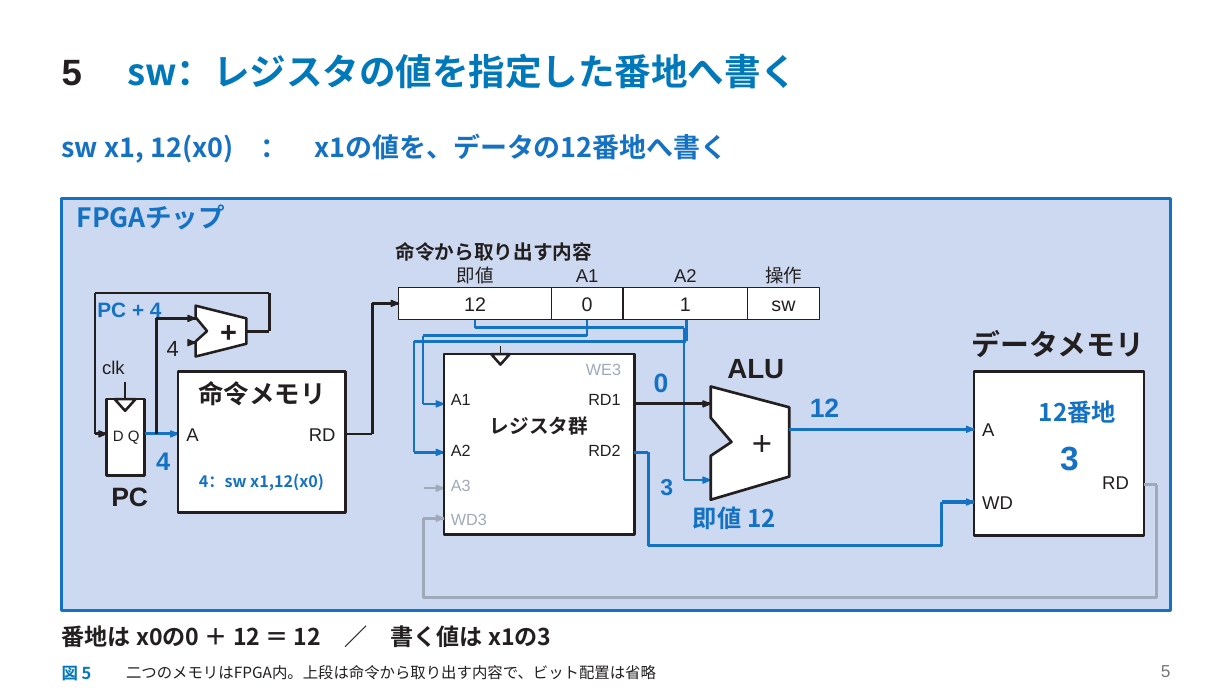
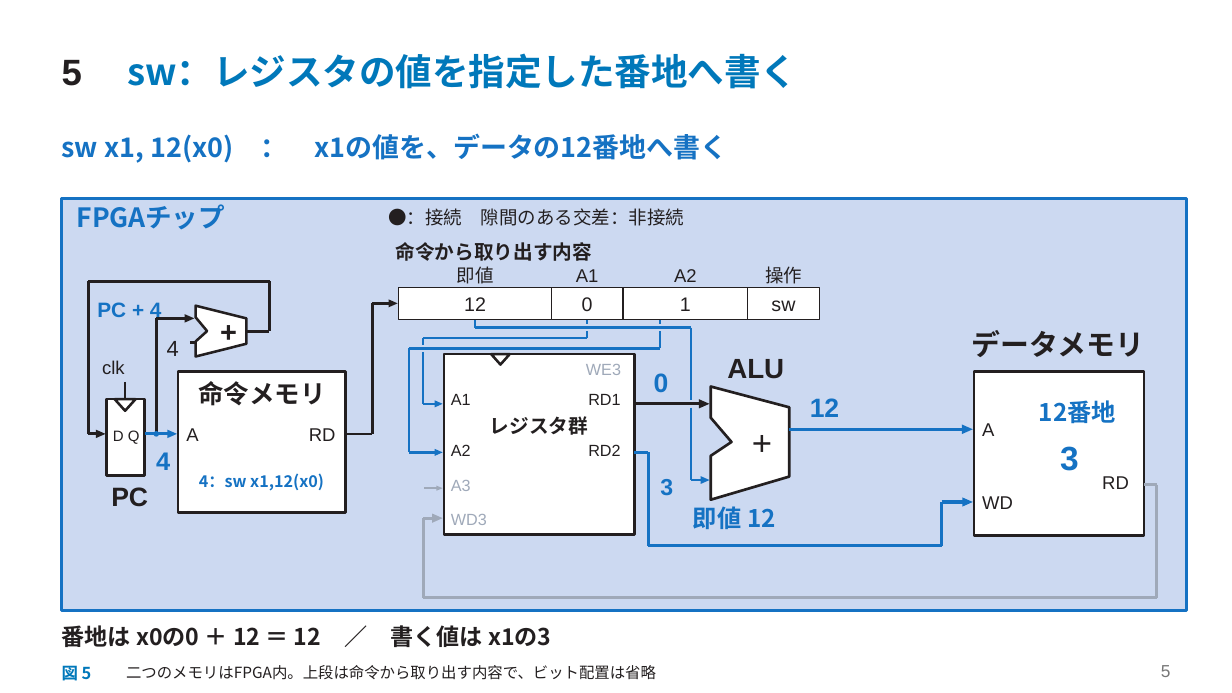
Before and after one commit to SoshiroFujimori/wally-game-console-research, a slide deck: slide 5 of docs/presentation/中間発表_主要事項.pptx. Drawn at 1232x693 pixels with LibreOffice and Linux fonts; fonts in the diff are those of the drawing. Boxes give left, top, right and bottom in pixels: in the first picture for what was removed or moved away, otherwise in the second. Text is boxed around its words. In the diff, an @@ line names an element or a change of style, - is before the commit and + after.

```diff
--- a/docs/presentation/中間発表_主要事項.pptx
+++ b/docs/presentation/中間発表_主要事項.pptx
@@ rectangle: place and size @@
-rectangle at <box>62,199,1171,611</box>
+rectangle at <box>62,199,1188,611</box>
@@ text added at <box>388,208,684,226</box>, 14.4 pt, text #231F20 @@
+●：接続 隙間のある交差：非接続
@@ freeform shape: place and size @@
-freeform shape at <box>95,293,270,294</box>
+freeform shape at <box>88,282,269,283</box>
@@ freeform shape: place and size @@
-freeform shape at <box>95,293,96,433</box>
+freeform shape at <box>88,282,89,434</box>
@@ freeform shape: place and size @@
-freeform shape at <box>270,293,271,331</box>
+freeform shape at <box>270,282,271,332</box>
@@ freeform shape: place and size @@
-freeform shape at <box>156,319,195,320</box>
+freeform shape at <box>156,319,185,320</box>
@@ freeform shape: place and size @@
-freeform shape at <box>372,303,399,304</box>
+freeform shape at <box>372,303,389,304</box>
@@ freeform shape: place and size @@
-freeform shape at <box>475,328,684,329</box>
+freeform shape at <box>475,328,691,329</box>
@@ outline redrawn in 3 elements at <box>423,338,587,339</box>, <box>423,338,424,404</box>, <box>587,320,588,338</box> @@
@@ freeform shape: place and size @@
-freeform shape at <box>687,320,688,342</box>
+freeform shape at <box>660,320,661,348</box>
@@ freeform shape: place and size @@
-freeform shape at <box>684,328,685,481</box>
+freeform shape at <box>691,328,692,481</box>
@@ freeform shape removed at <box>188,339,195,346</box> @@
@@ freeform shape: place and size @@
-freeform shape at <box>414,342,415,453</box>
+freeform shape at <box>409,348,410,452</box>
@@ freeform shape: place and size @@
-freeform shape at <box>414,342,687,343</box>
+freeform shape at <box>409,348,660,349</box>
@@ freeform shape removed at <box>501,347,502,355</box> @@
@@ freeform shape: place and size @@
-freeform shape at <box>635,404,711,405</box>
+freeform shape at <box>635,404,700,405</box>
@@ outline #231F20 0.75 pt to none; outline redrawn in 4 elements at <box>389,299,398,308</box>, <box>96,430,105,438</box>, <box>185,314,194,323</box>, <box>700,399,710,409</box> @@
@@ freeform shape: place and size @@
-freeform shape at <box>145,434,178,435</box>
+freeform shape at <box>145,434,168,435</box>
@@ ellipse added at <box>153,432,159,437</box>, fill #1572C3 @@
@@ freeform shape: place and size @@
-freeform shape at <box>789,430,974,431</box>
+freeform shape at <box>789,430,962,431</box>
@@ outline #1572C3 0.75 pt to none in 3 elements at <box>167,430,177,438</box>, <box>963,497,973,506</box>, <box>962,424,973,433</box> @@
@@ freeform shape: place and size @@
-freeform shape at <box>967,426,974,433</box>
+freeform shape at <box>962,424,973,433</box>
@@ freeform shape: place and size @@
-freeform shape at <box>414,453,445,454</box>
+freeform shape at <box>409,453,435,454</box>
@@ freeform shape at <box>701,476,710,484</box>: outline #1572C3 0.75 pt to none; outline redrawn @@
@@ freeform shape: place and size @@
-freeform shape at <box>684,481,711,482</box>
+freeform shape at <box>691,481,701,482</box>
@@ freeform shape: place and size @@
-freeform shape at <box>942,502,974,503</box>
+freeform shape at <box>942,502,963,503</box>
@@ 3 freeform shapes: place and size @@
-3 freeform shapes at <box>95,431,974,506</box>
+3 freeform shapes at <box>88,430,973,506</box>
@@ freeform shape: place and size @@
-freeform shape at <box>423,518,445,519</box>
+freeform shape at <box>423,518,433,519</box>
@@ freeform shape at <box>433,514,443,523</box>: outline #9FA9B9 0.75 pt to none; outline redrawn @@
```
Also in this commit, not shown: 10 other slides changed, 19 other files.
